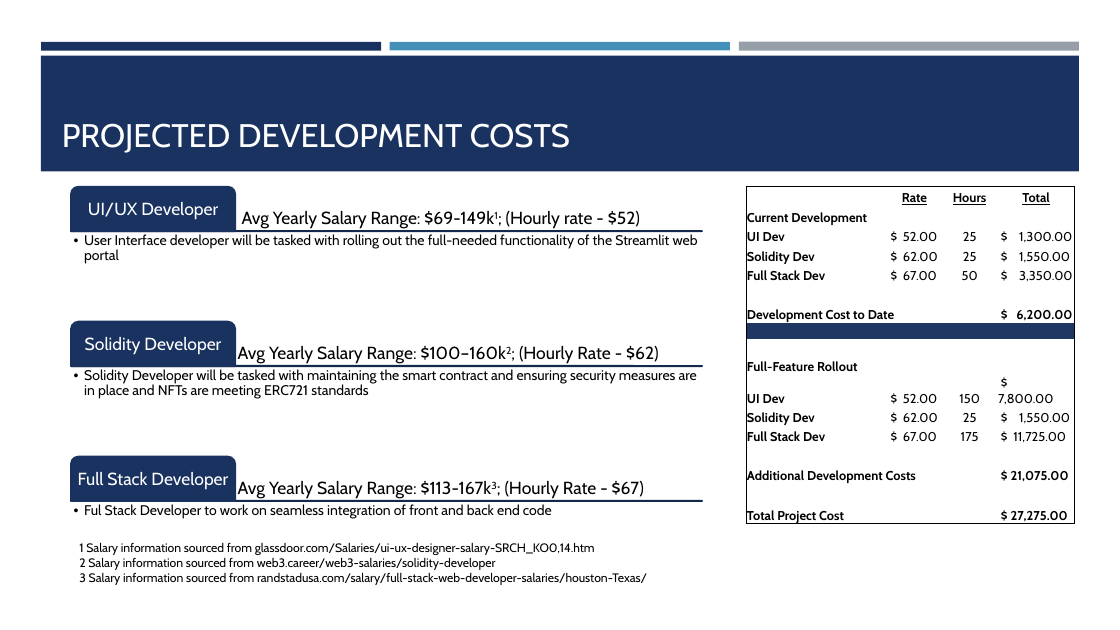
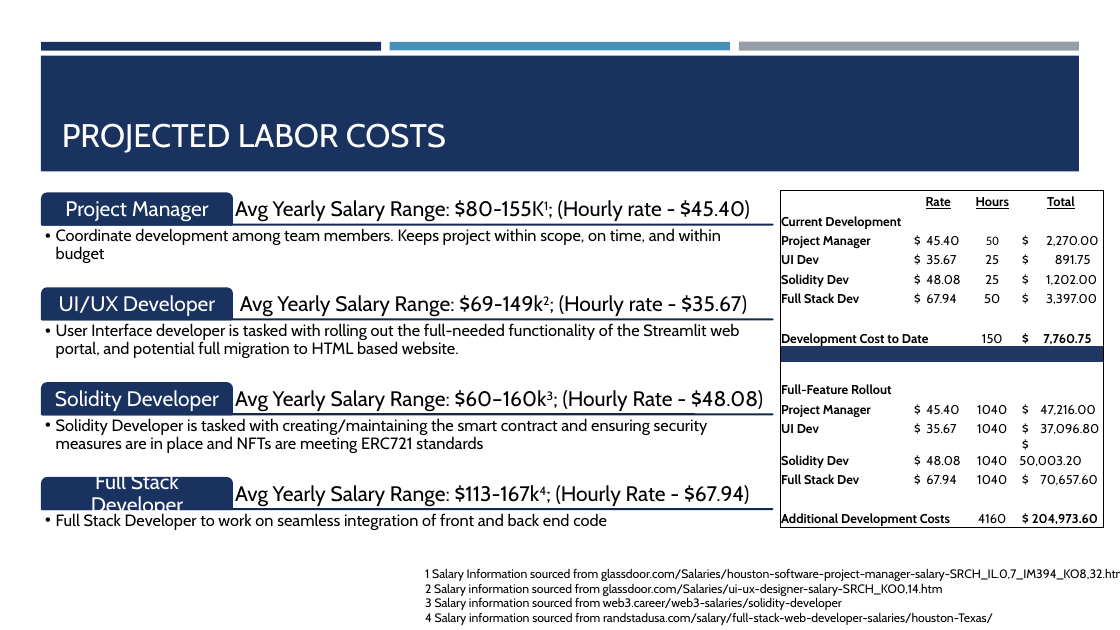
Before and after one commit to nguyenthuyt/audio_nft, a slide deck: slide 10 of NFT.pptx (slide 6 before the commit). Drawn at 1120x630 pixels with LibreOffice and Linux fonts; fonts in the diff are those of the drawing. Boxes give left, top, right and bottom in pixels: in the first picture for what was removed or moved away, otherwise in the second. Text is boxed around its words. In the diff, an @@ line names an element or a change of style, - is before the commit and + after.

```diff
--- a/NFT.pptx
+++ b/NFT.pptx
@@ title at box(62, 123, 446, 153): text changed @@
-PROJECTED DEVELOPMENT COSTS
+PROJECTED LABOR COSTS
@@ round same rect: place and size @@
-round same rect at box(71, 187, 235, 231)
+round same rect at box(42, 193, 232, 224)
@@ text at box(235, 200, 750, 222): text changed; size 15 to 18 pt @@
-Avg Yearly Salary Range: $69-149k1; (Hourly rate - $52)
+Avg Yearly Salary Range: $80-155K1; (Hourly rate - $45.40)
@@ table at box(781, 191, 1104, 530) @@
-row 3: UI Dev | $ 52.00 | 25 | $ 1,300.00
-row 4: Solidity Dev | $ 62.00 | 25 | $ 1,550.00
-row 5: Full Stack Dev | $ 67.00 | 50 | $ 3,350.00
+row 3: Project Manager | $ 45.40 | 50 | $ 2,270.00
+row 4: UI Dev | $ 35.67 | 25 | $ 891.75
+row 5: Solidity Dev | $ 48.08 | 25 | $ 1,202.00
+row 6: Full Stack Dev | $ 67.94 | 50 | $ 3,397.00
-row 8, column 3: 
+row 8, column 3: 150
-row 8, column 4: $ 6,200.00
+row 8, column 4: $ 7,760.75
-row 11: UI Dev | $ 52.00 | 150 | $ 7,800.00
-row 12: Solidity Dev | $ 62.00 | 25 | $ 1,550.00
-row 13: Full Stack Dev | $ 67.00 | 175 | $ 11,725.00
+row 12: Project Manager | $ 45.40 | 1040 | $ 47,216.00
+row 13: UI Dev | $ 35.67 | 1040 | $ 37,096.80
+row 14: Solidity Dev | $ 48.08 | 1040 | $ 50,003.20
+row 15: Full Stack Dev | $ 67.94 | 1040 | $ 70,657.60
-row 15: Additional Development Costs |  |  | $ 21,075.00
-row 16:  |  |  | 
-row 17: Total Project Cost |  |  | $ 27,275.00
+row 17: Additional Development Costs |  | 4160 | $ 204,973.60
@@ fill #203764 to #FFFFFF in 3 cells @@
@@ fill #FFFFFF to #203764 in row 9 @@
@@ table: place and size @@
-table at box(746, 187, 1076, 528)
+table at box(781, 191, 1104, 530)
@@ line moved from (71, 231) - (702, 231) to (42, 224) - (773, 224) @@
@@ round same rect: place and size @@
-round same rect at box(71, 322, 235, 366)
+round same rect at box(42, 288, 232, 319)
@@ size 15 to 18 pt; more space between paragraphs in 3 elements at box(91, 472, 183, 518), box(55, 390, 219, 411), box(59, 295, 215, 316) @@
@@ text "UI/UX Developer": place and size @@
-text "UI/UX Developer" at box(88, 202, 218, 220)
+text "UI/UX Developer" at box(59, 295, 215, 316)
@@ text at box(240, 295, 747, 317): text changed; size 15 to 18 pt @@
-Avg Yearly Salary Range: $100–160k2; (Hourly Rate - $62)
+Avg Yearly Salary Range: $69-149k2; (Hourly rate - $35.67)
@@ line moved from (71, 366) - (702, 366) to (42, 319) - (773, 319) @@
@@ text at box(56, 323, 739, 358): text changed; size 12 to 14 pt @@
-  • User Interface developer will be tasked with rolling out the full-needed functionality of the Streamlit web portal
+  • User Interface developer is tasked with rolling out the full-needed functionality of the Streamlit web portal, and potential full migration to HTML based website.
@@ group added at box(42, 201, 773, 414): 3 texts, 1 line, 1 round same rect @@
+Project Manager
+  • Coordinate development among team members. Keeps project within scope, on time, and within budget
+Avg Yearly Salary Range: $60–160k3; (Hourly Rate - $48.08)
@@ text "Solidity Developer": place and size @@
-text "Solidity Developer" at box(85, 337, 221, 355)
+text "Solidity Developer" at box(55, 390, 219, 411)
@@ text at box(56, 418, 708, 453): text changed; size 12 to 14 pt @@
-  • Solidity Developer will be tasked with maintaining the smart contract and ensuring security measures are in place and NFTs are meeting ERC721 standards
+  • Solidity Developer is tasked with creating/maintaining the smart contract and ensuring security measures are in place and NFTs are meeting ERC721 standards
@@ round same rect: place and size @@
-round same rect at box(71, 457, 235, 502)
+round same rect at box(42, 478, 232, 509)
@@ text "Full Stack Developer": place and size @@
-text "Full Stack Developer" at box(78, 472, 228, 490)
+text "Full Stack Developer" at box(91, 472, 183, 518)
@@ line moved from (71, 501) - (702, 501) to (42, 509) - (773, 509) @@
@@ text at box(235, 485, 749, 507): text changed; size 15 to 18 pt @@
-Avg Yearly Salary Range: $113-167k3; (Hourly Rate - $67)
+Avg Yearly Salary Range: $113-167k4; (Hourly Rate - $67.94)
@@ text at box(56, 513, 607, 530): text changed; size 12 to 14 pt @@
-  • Ful Stack Developer to work on seamless integration of front and back end code
+  • Full Stack Developer to work on seamless integration of front and back end code
@@ text at box(425, 568, 1120, 625): text changed @@
-1 Salary information sourced from glassdoor.com/Salaries/ui-ux-designer-salary-SRCH_KO0,14.htm
-2 Salary information sourced from web3.career/web3-salaries/solidity-developer
-3 Salary information sourced from randstadusa.com/salary/full-stack-web-developer-salaries/houston-Texas/
+1 Salary Information sourced from glassdoor.com/Salaries/houston-software-project-manager-salary-SRCH_IL.0,7_IM394_KO8,32.htm
+2 Salary information sourced from glassdoor.com/Salaries/ui-ux-designer-salary-SRCH_KO0,14.htm
+3 Salary information sourced from web3.career/web3-salaries/solidity-developer
+4 Salary information sourced from randstadusa.com/salary/full-stack-web-developer-salaries/houston-Texas/
```
Also in this commit, not shown: 4 other slides changed, 5 slides added, 1 other file.
